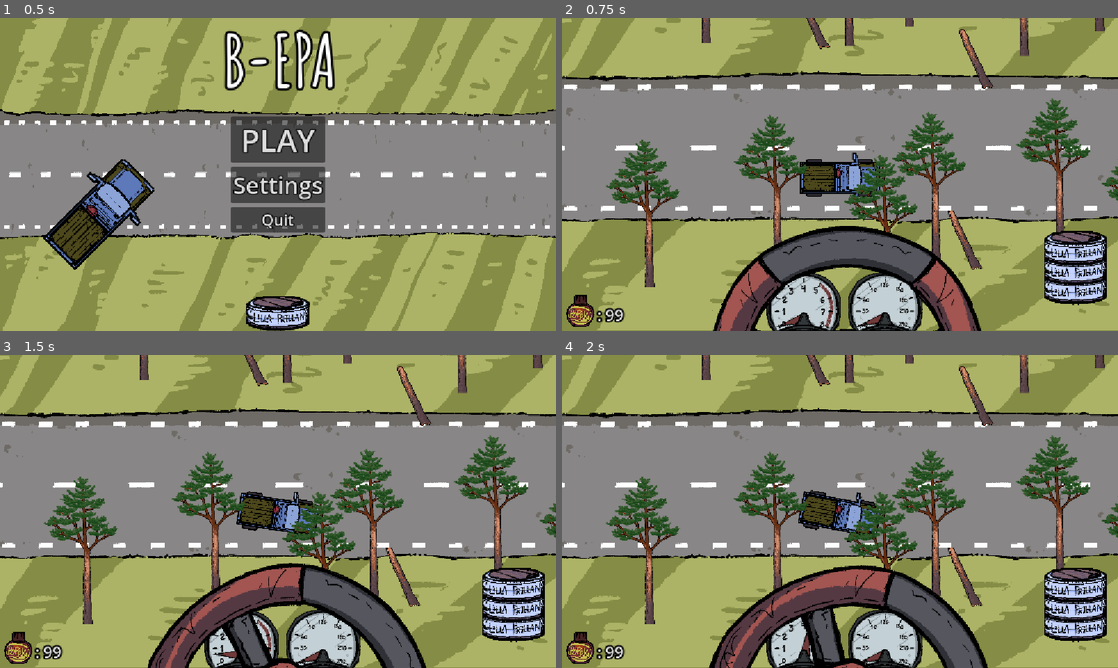
Above: before the commit, frames 1-4 (two rows, left to right).
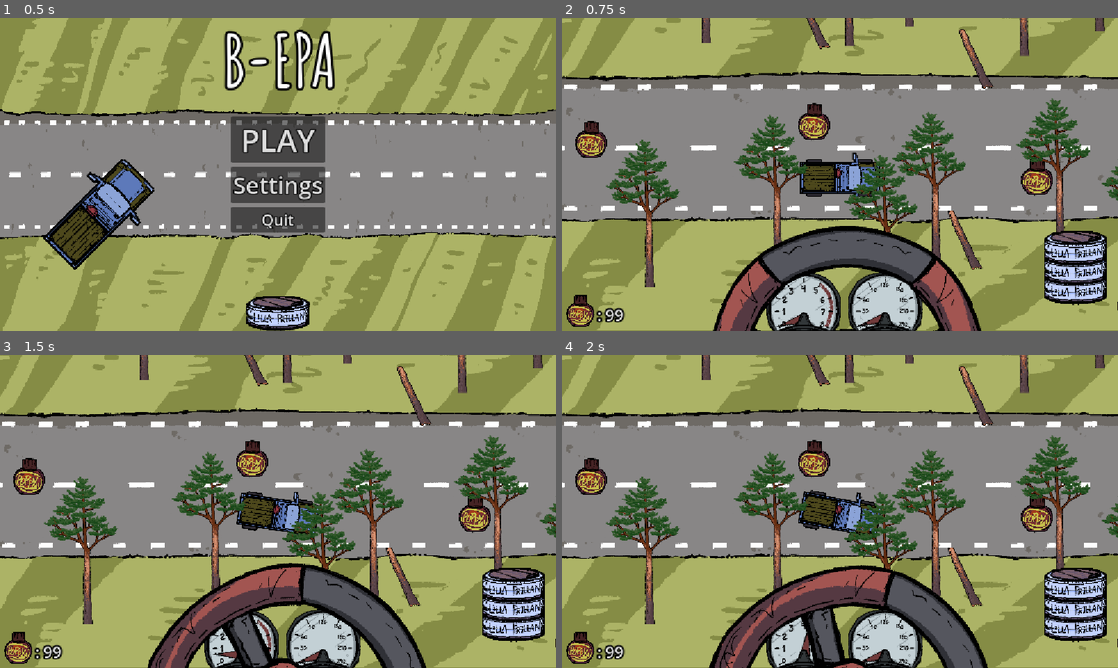
Above: after the commit, the same moments.

Repository: midenfors/project-epa
Game: Godot game, scene res://Scenes/UI/main_menu.tscn
Same seed, same stepped clock (60 frames per second), same inputs: the game is played once before the commit and once after it. The engine's default icon, where the game draws it, is replaced by a stand-in: a white triangle on a blue panel in a dark square.
Inputs:
- Up to frame 1 (0.5 s): no input
- Up to frame 2 (0.75 s): click "PLAY" at 0.5 s
- Up to frame 3 (1.5 s): tap Enter at 1.25 s; hold S (Turn Right) from 1.28 s (still down); hold Space (Boost) from 1.28 s (still down)
- Up to frame 4 (2 s): keep holding S (Turn Right); keep holding Space (Boost)

Frame 1 is identical in both runs. In frame 2, 1.5% of the frame differs, in the area x 2-100%, y 27-94%; in frame 3, 1.5%; in frame 4, 1.5%.

Commit message:
poppy spawner fixed

Diff:
--- a/Scripts/spawner.gd
+++ b/Scripts/spawner.gd
@@ -1,21 +1,22 @@
 extends Node
 
 var poppy_scene = load("res://Scenes/poppy.tscn")
-var obstacle_scene = load("res://Scenes/box.tscn")
+var obstacle_scenes = load("res://Scenes/box.tscn")
 var rng = RandomNumberGenerator.new()
 var poppy_amount = 6
 var obstacle_amount = 20
+#floor(rng.randf()*(6-3)+4) * 108-540
 
 # Called when the node enters the scene tree for the first time.
 func _ready() -> void:
 	#poppy spawner
 	for i in range(poppy_amount):
 		var poppy = poppy_scene.instantiate()
-		poppy.position = Vector2(floor(rng.randf()*(6-3)+4) * 1080-540, rng.randf()*3960) + get_parent().position
+		poppy.position = Vector2(float(i) / poppy_amount * 3960, rng.randf_range(-100, 200)) + get_parent().position
 		add_child(poppy)
 	#obstacle spawner
 	for i in range(obstacle_amount):
-		var obstacle = obstacle_scene.instantiate()
-		obstacle.position = Vector2(floor(rng.randf()*(9-0)+1) * 1080-540, rng.randf()*3960) + get_parent().position
+		var obstacle = obstacle_scenes.instantiate()
+		obstacle.position = Vector2(rng.randf()*3960, floor(rng.randf()*(9-0)+1) * 1080-540) + get_parent().position
 		add_child(obstacle)
 	#special spawner
